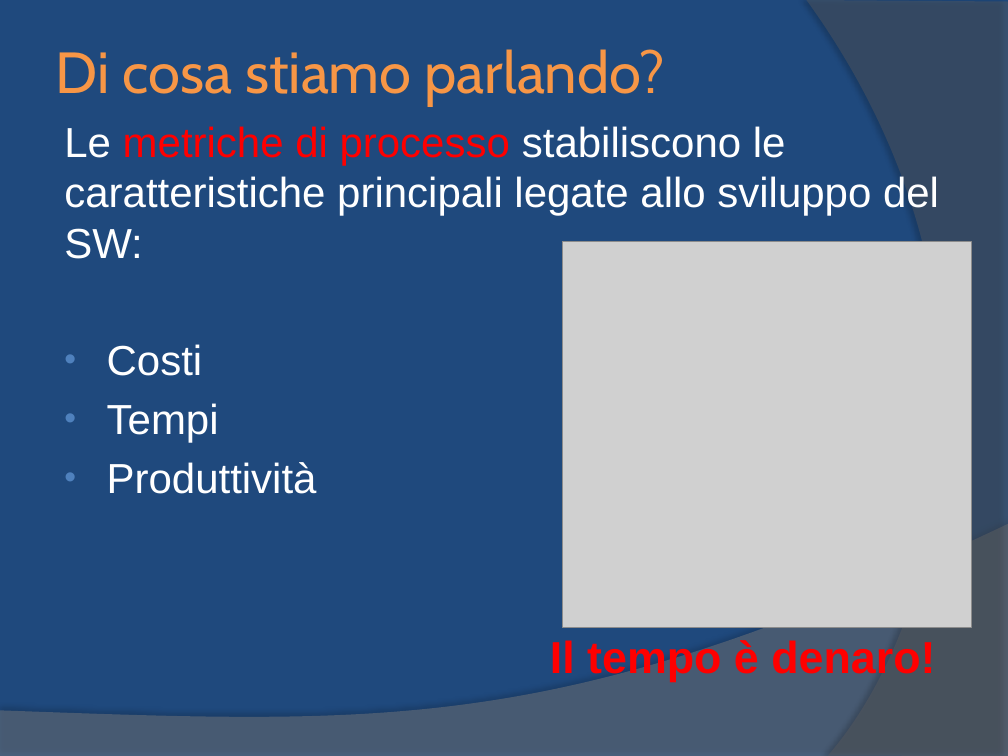
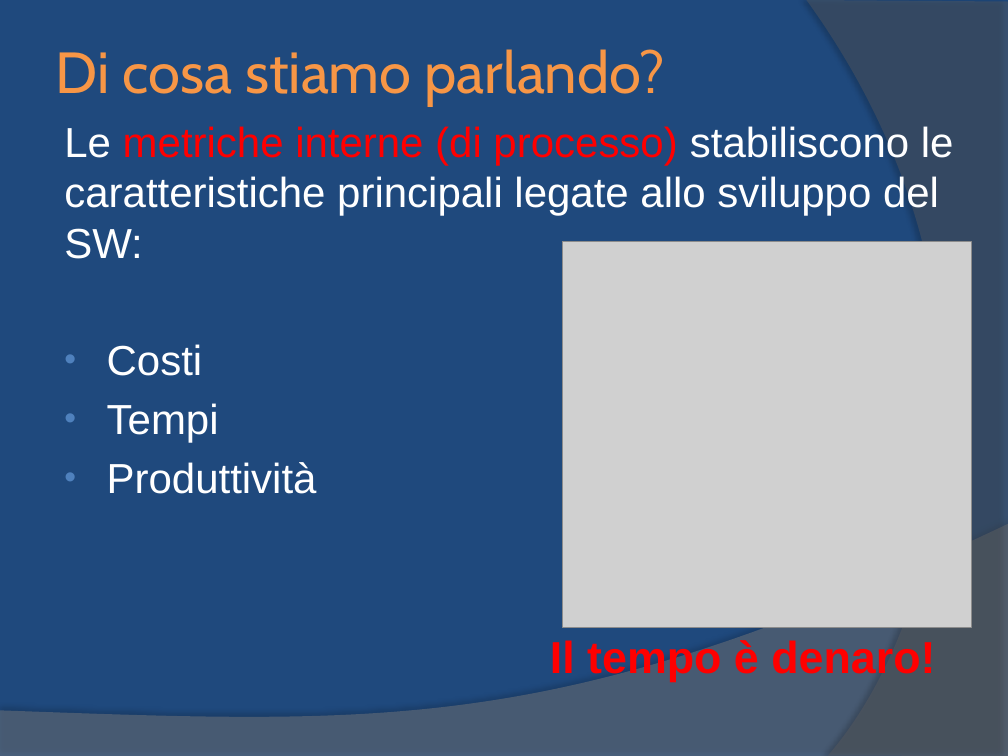
Before and after one commit to yan0z/ISW, a slide deck: slide 4 of Quesito 2 Team/1.ISW-Metrica.pptx. Drawn at 1008x756 pixels with LibreOffice and Linux fonts; fonts in the diff are those of the drawing; grey boxes stand for pictures. Boxes give left, top, right and bottom in pixels: in the first picture for what was removed or moved away, otherwise in the second. Text is boxed around its words. In the diff, an @@ line names an element or a change of style, - is before the commit and + after.

```diff
--- a/Quesito 2 Team/1.ISW-Metrica.pptx
+++ b/Quesito 2 Team/1.ISW-Metrica.pptx
@@ text at (x1=64, y1=126, x2=954, y2=259): text changed @@
-Le metriche di processo stabiliscono le caratteristiche principali legate allo sviluppo del SW:
+Le metriche interne (di processo) stabiliscono le caratteristiche principali legate allo sviluppo del SW:
```
Also in this commit, not shown: 2 other slides changed, 1 other file.
